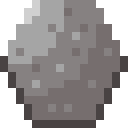
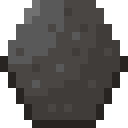
Two versions of the same layered image (128x128). Layer-by-layer changes:
painted on "Layer 1" over (0, 0, 128, 128)
